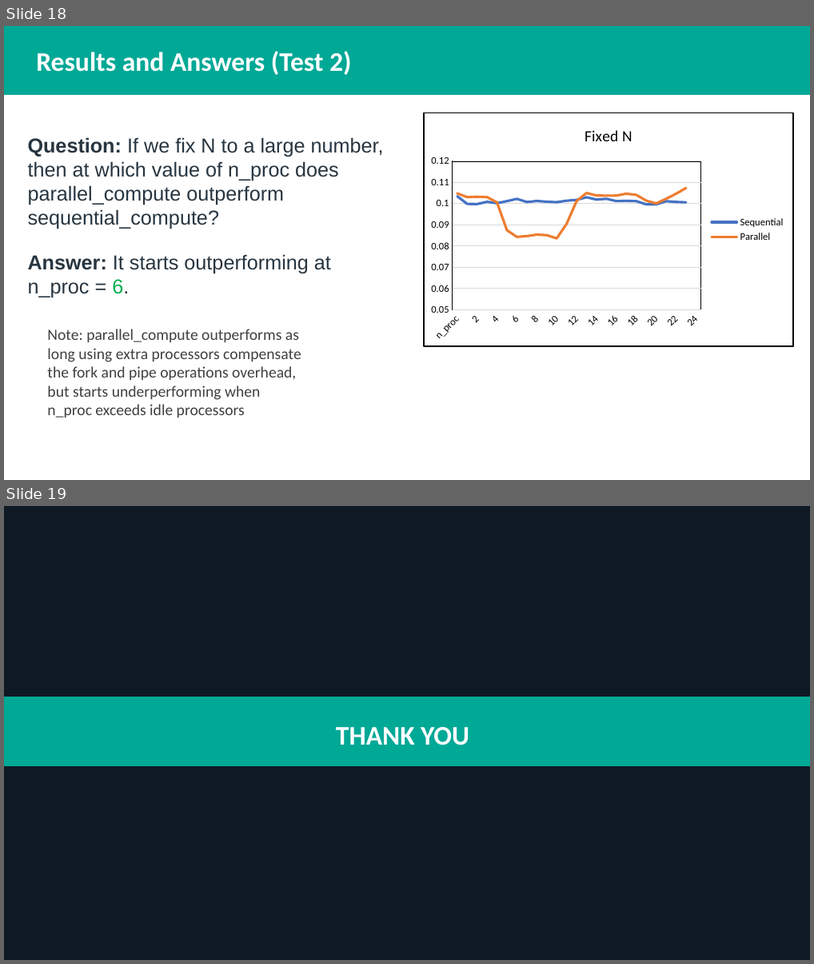
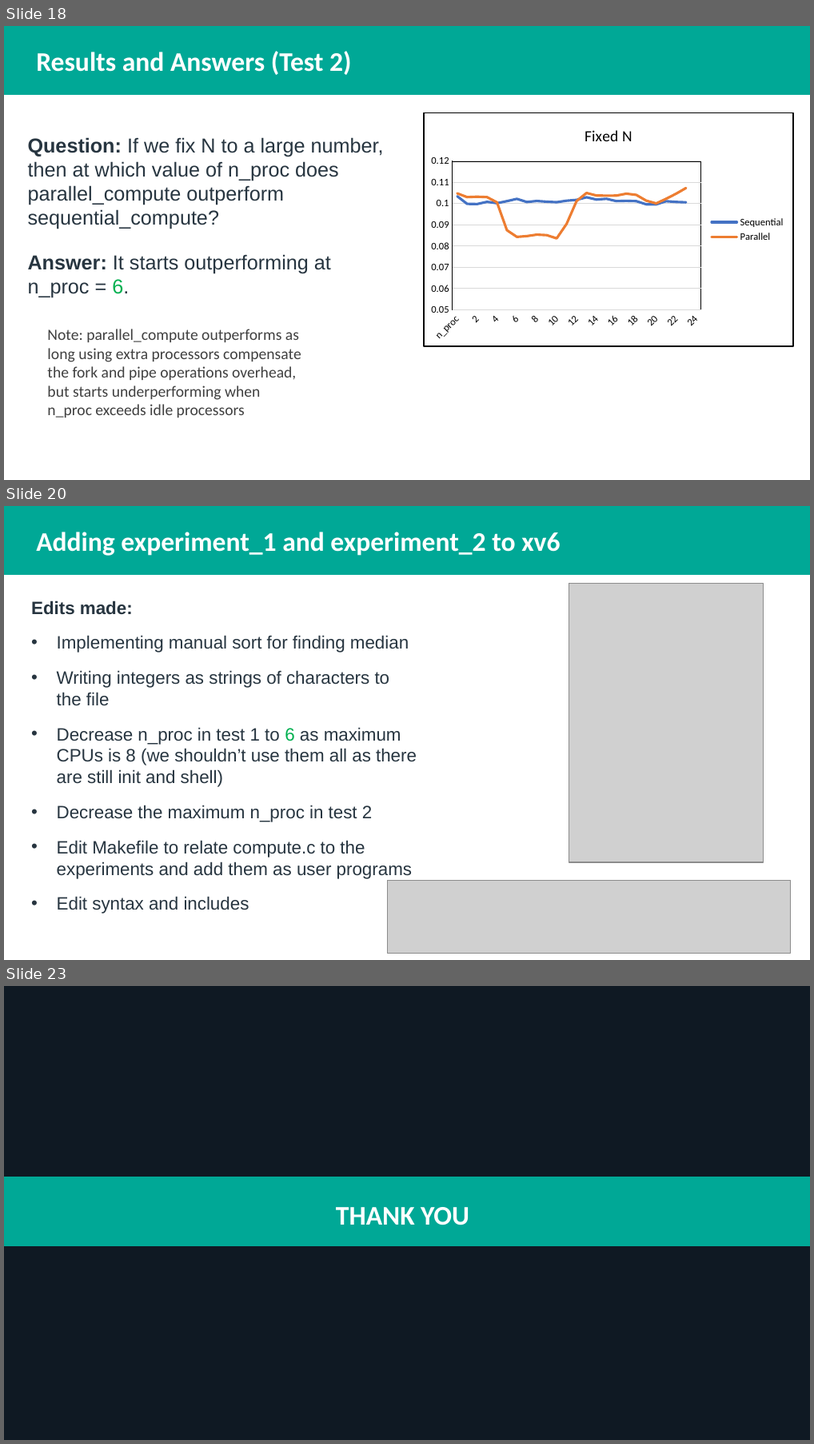
Before and after one commit to Sama3mad/OS-Lab-Project-4---The-fork-and-pipe-System-Calls, a slide deck: OS_Lab_Project_Slides.pptx. Shown one above the other, each under a label of ours: slides 18 and 19 before the commit, slides 18, 20 and 23 after it; the slides between them are not shown. The pictures are 814x964 and 814x1444 pixels, drawn with LibreOffice and Linux fonts; fonts in the diff are those of the drawing; grey boxes stand for pictures. Boxes give left, top, right and bottom in pixels: in the first picture for what was removed or moved away, otherwise in the second. Text is boxed around its words. In the diff, an @@ line names an element or a change of style, - is before the commit and + after.

```diff
--- a/OS_Lab_Project_Slides.pptx
+++ b/OS_Lab_Project_Slides.pptx
@@ slide 20 added at (4,506,810,960), background #FFFFFF @@
@@ rectangle added at (4,506,810,575), fill #00A896, outline #00A896 1 pt @@
@@ text added at (36,532,351,556), 24 pt, text #FFFFFF, bold @@
+Results and Answers (Test 2)
@@ text added at (36,532,560,556), 24 pt, text #FFFFFF, bold @@
+Adding experiment_1 and experiment_2 to xv6
@@ text added at (31,600,417,913), 16 pt, text #273540 @@
+Edits made:
+• Implementing manual sort for finding median
+• Writing integers as strings of characters to the file
+• Decrease n_proc in test 1 to 6 as maximum CPUs is 8 (we shouldn’t use them all as there are still init and shell)
+• Decrease the maximum n_proc in test 2
+• Edit Makefile to relate compute.c to the experiments and add them as user programs
+• Edit syntax and includes
@@ picture added at (570,584,763,862) @@
@@ picture added at (388,880,791,952) @@
@@ what was slide 19 is now slide 23 @@
```
Also in this commit, not shown: 3 slides changed, 3 other slides added, 2 other files.
